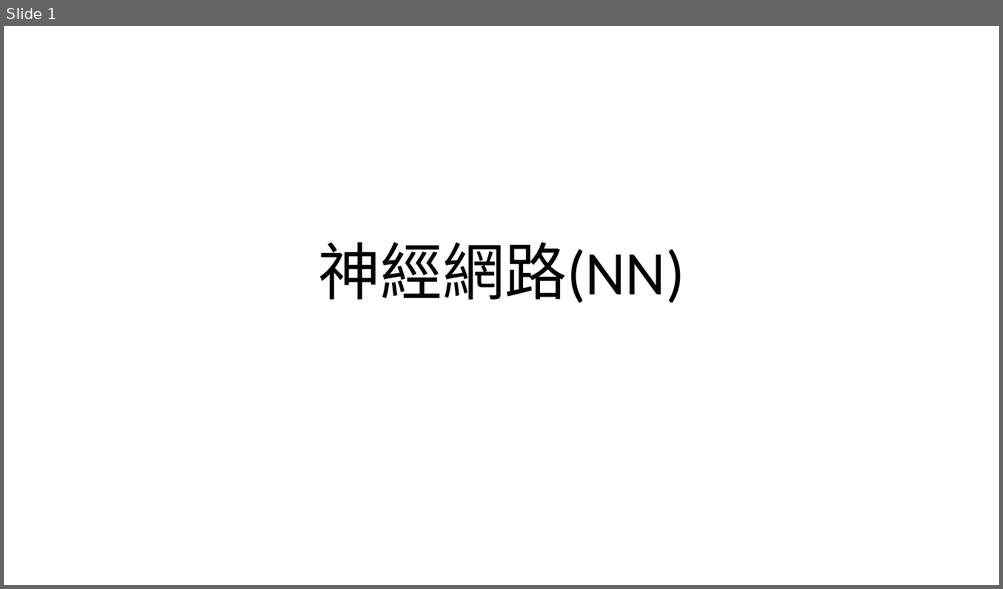
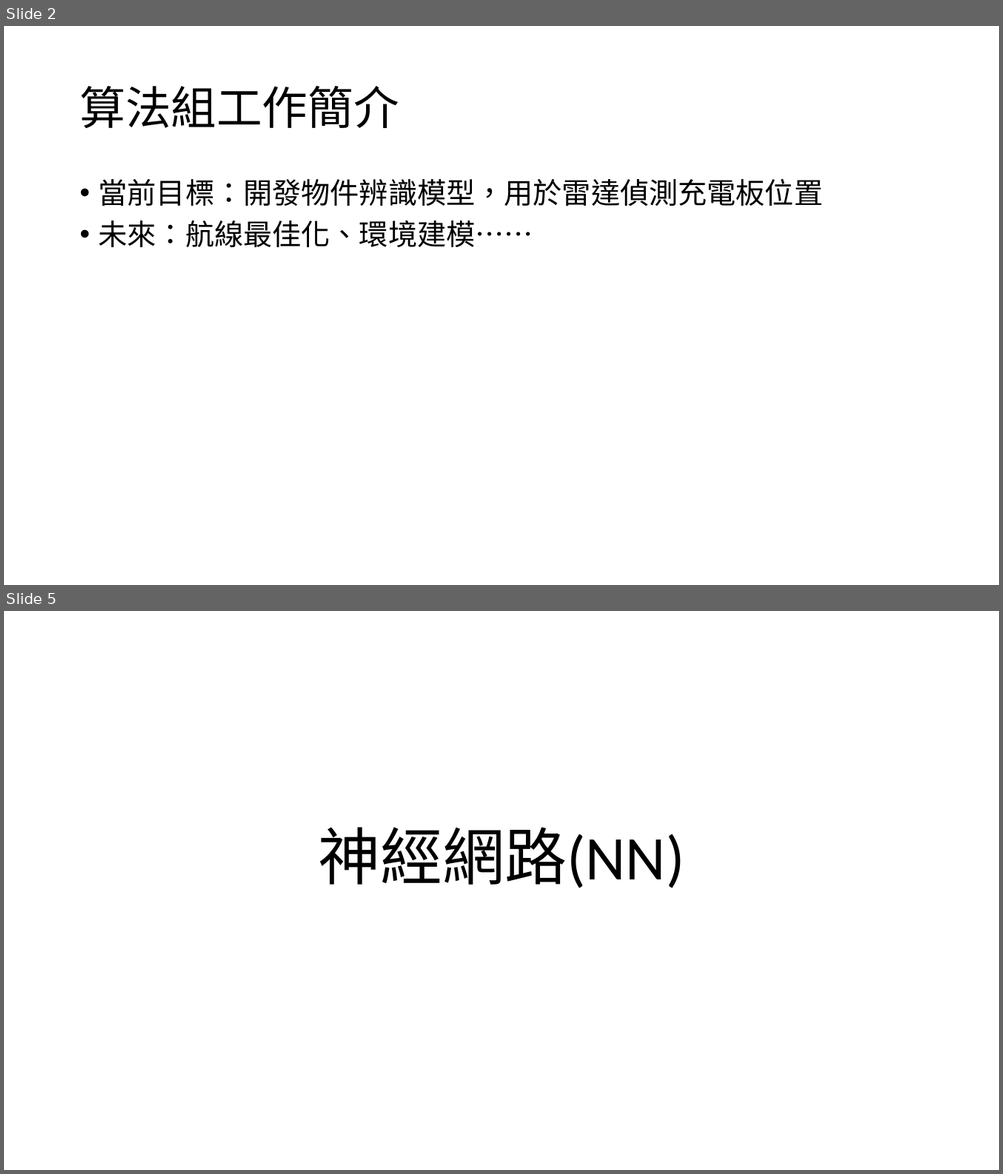
Before and after one commit to WingSyncAlgorithm/Object_Detection, a slide deck: 統整簡報/20230924/cnn.pptx. Shown one above the other, each under a label of ours: slide 1 before the commit, slides 2 and 5 after it; the slides between them are not shown. The pictures are 1003x589 and 1003x1174 pixels, drawn with LibreOffice and Linux fonts; fonts in the diff are those of the drawing. Boxes give left, top, right and bottom in pixels: in the first picture for what was removed or moved away, otherwise in the second. Text is boxed around its words. In the diff, an @@ line names an element or a change of style, - is before the commit and + after.

```diff
--- a/統整簡報/20230924/cnn.pptx
+++ b/統整簡報/20230924/cnn.pptx
@@ slide 2 added at (4,26,999,585), background #FFFFFF @@
@@ title added at (79,86,398,128), 44 pt, text #000000 @@
+算法組工作簡介
@@ text added at (99,179,823,248), 28 pt, text #000000 @@
+• 當前目標：開發物件辨識模型，用於雷達偵測充電板位置
+• 未來：航線最佳化、環境建模……
@@ what was slide 1 is now slide 5 @@
```
Also in this commit, not shown: 4 slides changed, 3 other slides added.
